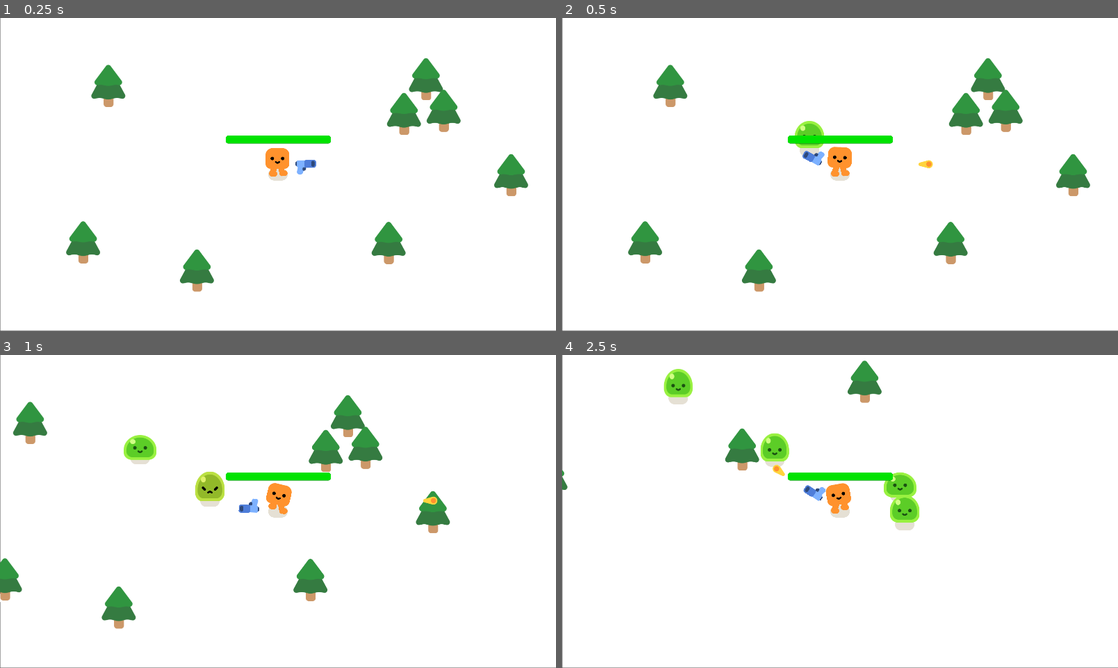
Above: before the commit, frames 1-4 (two rows, left to right).
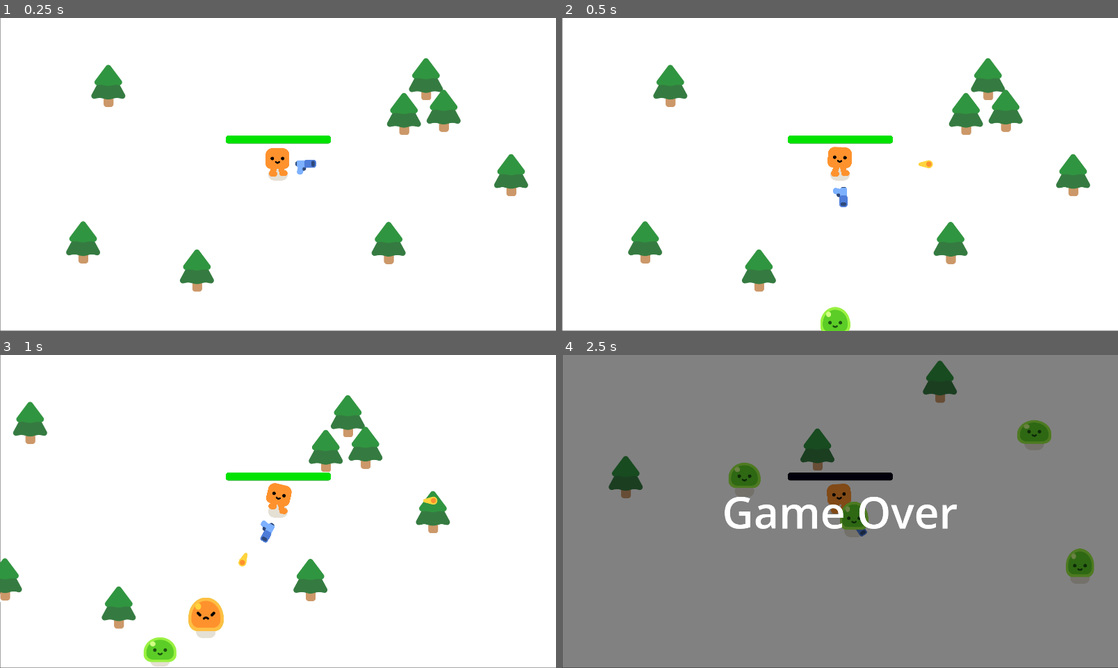
Above: after the commit, the same moments.

Repository: keliang5/FInal-Project
Game: Godot game, scene res://survivors_games.tscn
Same seed, same stepped clock (60 frames per second), same inputs: the game is played once before the commit and once after it.
Inputs:
- Up to frame 1 (0.25 s): no input
- Up to frame 2 (0.5 s): no input
- Up to frame 3 (1 s): hold D (move_right) from 0.53 s (still down)
- Up to frame 4 (2.5 s): release D (move_right) at 1.28 s; hold S (move_down) 1.28-2.03 s; hold D (move_right) from 2.03 s (still down)

Frame 1 is identical in both runs. In frame 2, 0.9% of the frame differs, in the area x 41-52%, y 32-100%; in frame 3, 2.3%; in frame 4, 99%, in the area x 0-100%, y 0-100%.

Commit message:
Bug Fixes
Made it so the mobs don't spawn on top of player

Diff:
--- a/survivors_games.tscn
+++ b/survivors_games.tscn
@@ -6,9 +6,9 @@
 
 [sub_resource type="Curve2D" id="Curve2D_5ycli"]
 _data = {
-"points": PackedVector2Array(0, 0, 0, 0, -248, -153, 0, 0, 0, 0, 2125, -144, 0, 0, 0, 0, 2140, 1183, 0, 0, 0, 0, -248, -153, 0, 0, 0, 0, -246.005, 1183)
+"points": PackedVector2Array(0, 0, 0, 0, -128.677, -197.256, 0, 0, 0, 0, 2208.46, -209.644, 0, 0, 0, 0, 2185.51, 1131.12, 0, 0, 0, 0, -135.66, 1131.12, 0, 0, 0, 0, -128.677, -187.726, 0, 0, 0, 0, -128.677, -197.256)
 }
-point_count = 5
+point_count = 6
 
 [node name="Game" type="Node2D"]
 y_sort_enabled = true
@@ -26,14 +26,14 @@
 position = Vector2(946, 574)
 
 [node name="Path2D" type="Path2D" parent="Player"]
-position = Vector2(-951.377, -566.442)
+position = Vector2(-948, -566)
 scale = Vector2(1.00251, 1.0494)
 curve = SubResource("Curve2D_5ycli")
 
 [node name="PathFollow2D" type="PathFollow2D" parent="Player/Path2D"]
 unique_name_in_owner = true
-position = Vector2(-248, -153)
-rotation = 0.00379265
+position = Vector2(-128.677, -197.256)
+rotation = -0.00530047
 scale = Vector2(0.997496, 0.952926)
 
 [node name="PineTree" parent="." instance=ExtResource("2_dm7w5")]
